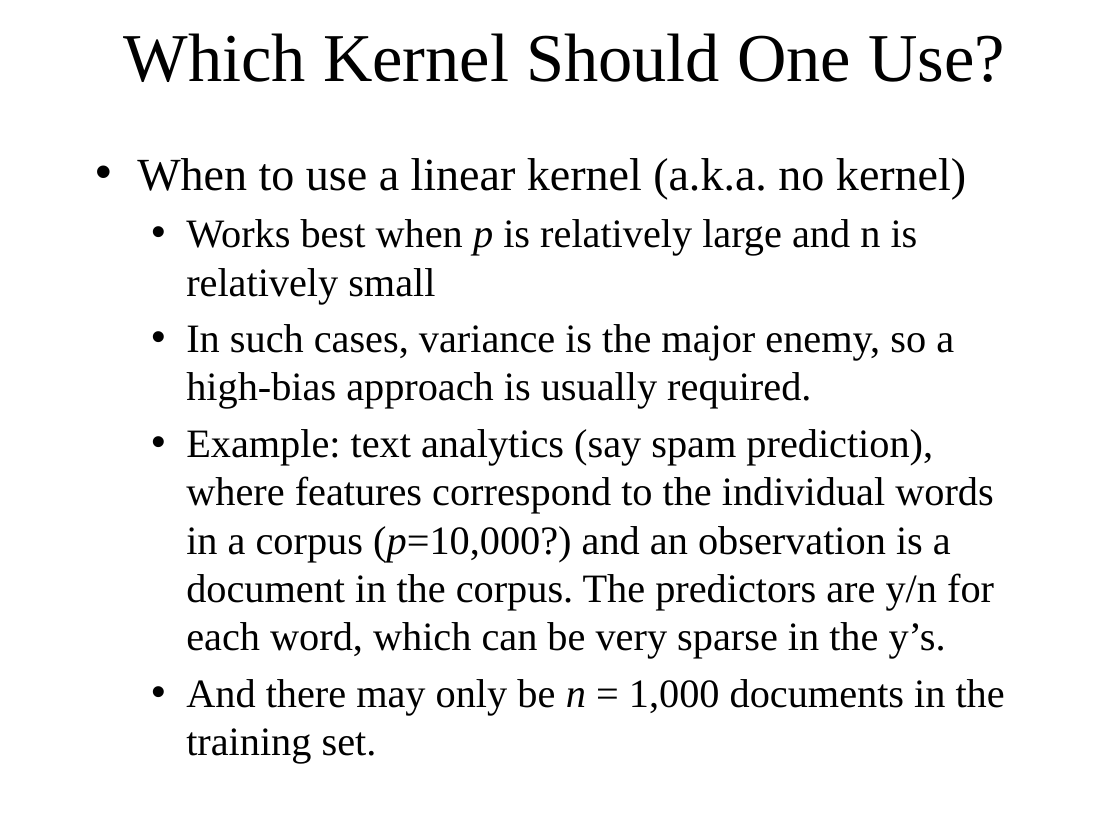
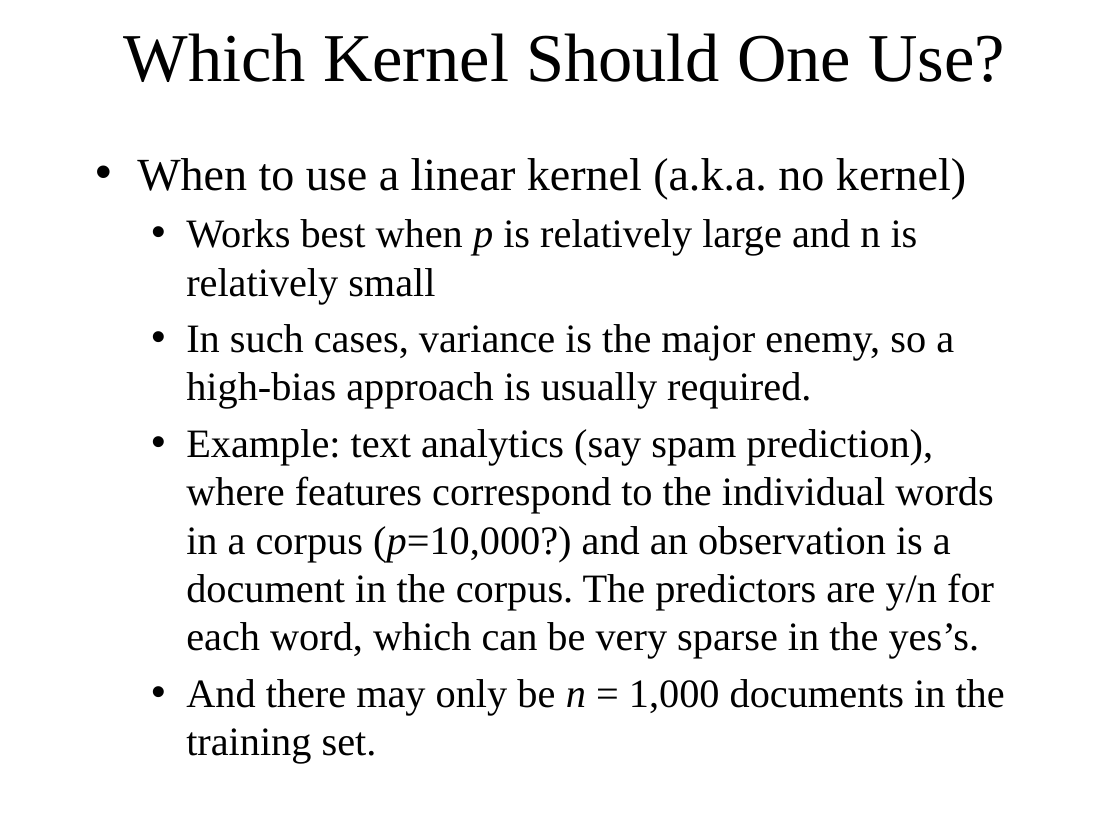
Before and after one commit to WilliamandMary-BUAD5082-Spring2017/Classes-15-to-18-Support-Vector-Machines, a slide deck: slide 15 of SupportVectorMachines.pptx. Drawn at 1120x840 pixels with LibreOffice and Linux fonts; fonts in the diff are those of the drawing. Boxes give left, top, right and bottom in pixels: in the first picture for what was removed or moved away, otherwise in the second. Text is boxed around its words. In the diff, an @@ line names an element or a change of style, - is before the commit and + after.

```diff
--- a/SupportVectorMachines.pptx
+++ b/SupportVectorMachines.pptx
@@ text at [186, 429, 994, 659]: text changed @@
-  • Example: text analytics (say spam prediction), where features correspond to the individual words in a corpus (p=10,000?) and an observation is a document in the corpus. The predictors are y/n for each word, which can be very sparse in the y’s.
+  • Example: text analytics (say spam prediction), where features correspond to the individual words in a corpus (p=10,000?) and an observation is a document in the corpus. The predictors are y/n for each word, which can be very sparse in the yes’s.
```
Also in this commit, not shown: 7 other slides changed.
